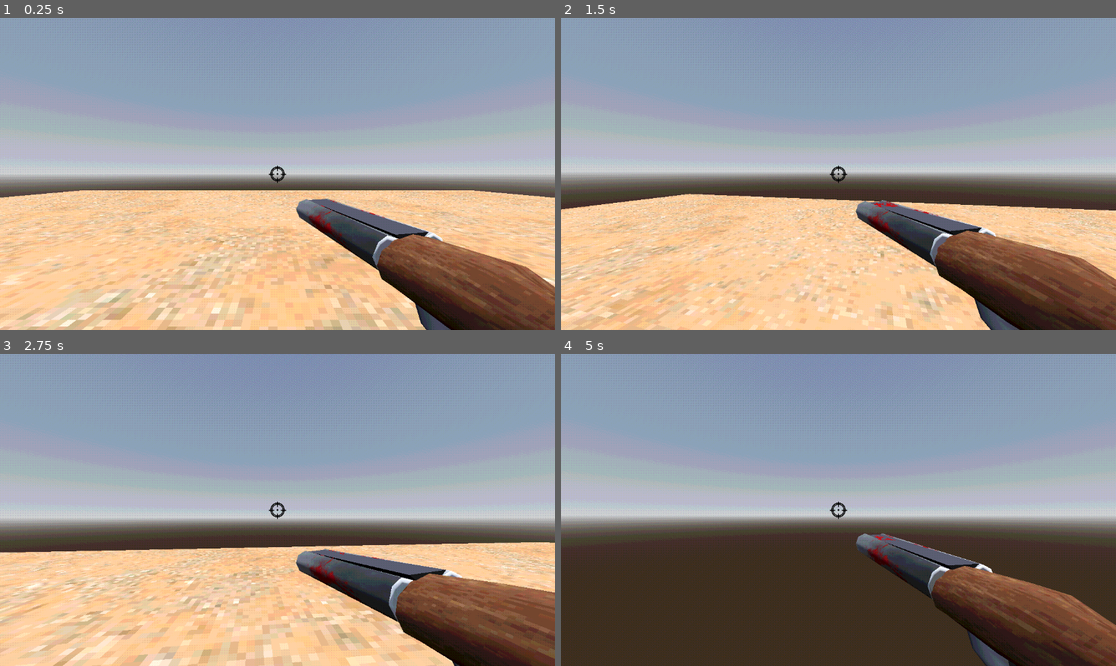
Above: before the commit, frames 1-4 (two rows, left to right).
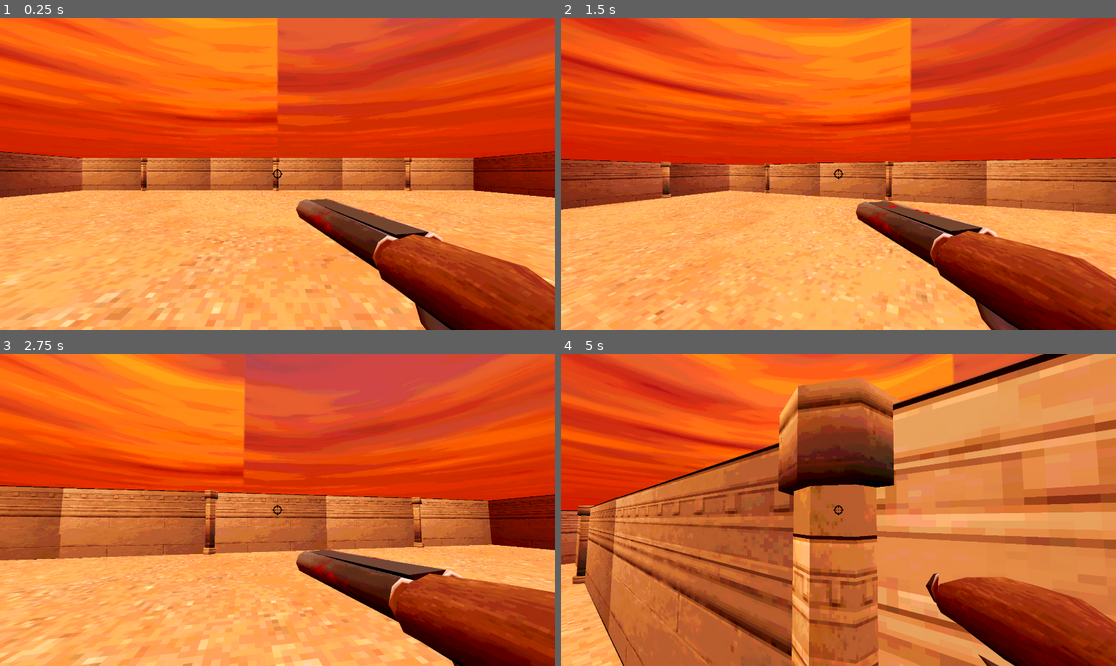
Above: after the commit, the same moments.

Repository: dalton-f/bloodsport
Game: Godot game, scene res://Entities/World/World.tscn
Same seed, same stepped clock (60 frames per second), same inputs: the game is played once before the commit and once after it.
Inputs (mouse positions are in pixels of both pictures, inside the frame that each line leads up to):
- Up to frame 1 (0.25 s): no input
- Up to frame 2 (1.5 s): move the mouse to (866, 174) at 0.52 s; press the mouse at (866, 174) at 0.53 s; hold W (up) from 0.53 s (still down); tap Space (jump) at 0.77 s; move the mouse to (810, 174) at 1.27 s; release the mouse at (810, 174) at 1.28 s; tap Shift (sprint) at 1.35 s
- Up to frame 3 (2.75 s): keep holding W (up); tap Space (jump) at 1.52 s; move the mouse to (288, 503) at 2.02 s; press the mouse at (288, 503) at 2.03 s
- Up to frame 4 (5 s): keep holding W (up); move the mouse to (832, 516) at 2.77 s; release the mouse at (832, 516) at 2.78 s; tap Shift (sprint) at 2.85, 4.35 s; tap Space (jump) at 3.02, 3.77, 4.52 s; move the mouse to (877, 513) at 3.52 s; press the mouse at (877, 513) at 3.53 s; move the mouse to (794, 506) at 4.27 s; release the mouse at (794, 506) at 4.28 s

The runs differ from the first frame. In frame 1, 99% of the frame differs, in the area x 0-100%, y 0-100%; in frame 2, 98%; in frame 3, 98%; in frame 4, 99%.

Commit message:
Add basic skybox and crate models

Diff:
--- a/Entities/World/World.tscn
+++ b/Entities/World/World.tscn
@@ -2,9 +2,10 @@
 
 [ext_resource type="PackedScene" uid="uid://cyfhijj5hleol" path="res://Entities/Player/Player.tscn" id="1_8rr0o"]
 [ext_resource type="Shader" uid="uid://dfwsqetosfke7" path="res://Entities/World/World.gdshader" id="1_n0y24"]
-[ext_resource type="PackedScene" uid="uid://dl34grdr2ffx" path="res://Entities/Enemies/Enemy.tscn" id="2_n7sqv"]
+[ext_resource type="Texture2D" uid="uid://dtkb0hqs0nmdw" path="res://Assets/Textures/skybox.png" id="3_kj8q6"]
 [ext_resource type="PackedScene" uid="uid://cv3p78uj4hoxv" path="res://Entities/World/Props/Floors/Floor.tscn" id="4_n7sqv"]
 [ext_resource type="PackedScene" uid="uid://bbr37we454k8i" path="res://Entities/World/Props/Walls/Wall.tscn" id="5_2ip22"]
+[ext_resource type="PackedScene" uid="uid://dtkgybwacsbla" path="res://Entities/GameManager/GameManager.tscn" id="7_kwlee"]
 
 [sub_resource type="ShaderMaterial" id="ShaderMaterial_n7sqv"]
 shader = ExtResource("1_n0y24")
@@ -13,22 +14,17 @@
 shader_parameter/colors = 12
 shader_parameter/dither_size = 1
 
-[sub_resource type="ProceduralSkyMaterial" id="ProceduralSkyMaterial_5iorc"]
-sky_horizon_color = Color(0.66224277, 0.6717428, 0.6867428, 1)
-ground_horizon_color = Color(0.66224277, 0.6717428, 0.6867428, 1)
+[sub_resource type="PanoramaSkyMaterial" id="PanoramaSkyMaterial_kj8q6"]
+panorama = ExtResource("3_kj8q6")
 
 [sub_resource type="Sky" id="Sky_8rr0o"]
-sky_material = SubResource("ProceduralSkyMaterial_5iorc")
+sky_material = SubResource("PanoramaSkyMaterial_kj8q6")
 
 [sub_resource type="Environment" id="Environment_1j0jg"]
 background_mode = 2
 sky = SubResource("Sky_8rr0o")
 tonemap_mode = 2
 glow_enabled = true
-
-[sub_resource type="NavigationMesh" id="NavigationMesh_n7sqv"]
-vertices = PackedVector3Array(-20.889252, 75.27317, -6.8690257, -20.889252, 75.27317, 6.3809743, 21.360748, 75.27317, 6.3809743, 21.360748, 75.27317, -6.8690257)
-polygons = [PackedInt32Array(3, 2, 0), PackedInt32Array(0, 2, 1)]
 
 [node name="SubViewportContainer" type="SubViewportContainer"]
 material = SubResource("ShaderMaterial_n7sqv")
@@ -43,14 +39,10 @@
 
 [node name="SubViewport" type="SubViewport" parent="."]
 handle_input_locally = false
-size = Vector2i(1152, 648)
+size = Vector2i(1920, 1080)
 render_target_update_mode = 4
 
 [node name="World" type="Node3D" parent="SubViewport"]
-
-[node name="Enemy" parent="SubViewport/World" instance=ExtResource("2_n7sqv")]
-transform = Transform3D(1, 0, 0, 0, 1, 0, 0, 0, 1, 16.248661, -0.67427033, -1.2783523)
-player_path = NodePath("../Player")
 
 [node name="WorldEnvironment" type="WorldEnvironment" parent="SubViewport/World"]
 environment = SubResource("Environment_1j0jg")
@@ -61,36 +53,68 @@
 
 [node name="Player" parent="SubViewport/World" instance=ExtResource("1_8rr0o")]
 
-[node name="World" type="NavigationRegion3D" parent="SubViewport/World"]
+[node name="World" type="Node3D" parent="SubViewport/World"]
 transform = Transform3D(1, 0, 0, 0, 1, 0, 0, 0, 1, 0, -76.4, 0)
-navigation_mesh = SubResource("NavigationMesh_n7sqv")
 
-[node name="Floor" parent="SubViewport/World/World" instance=ExtResource("4_n7sqv")]
+[node name="Arena" type="Node3D" parent="SubViewport/World/World"]
+
+[node name="Floor" parent="SubViewport/World/World/Arena" instance=ExtResource("4_n7sqv")]
 transform = Transform3D(0.025, 0, 0, 0, 0.025, 0, 0, 0, 0.025, 0, 75, 0)
 
-[node name="Floor4" parent="SubViewport/World/World" instance=ExtResource("4_n7sqv")]
+[node name="Floor4" parent="SubViewport/World/World/Arena" instance=ExtResource("4_n7sqv")]
 transform = Transform3D(0.025, 0, 0, 0, 0.025, 0, 0, 0, 0.025, 0, 75, -14.25)
 
-[node name="Floor5" parent="SubViewport/World/World" instance=ExtResource("4_n7sqv")]
+[node name="Floor5" parent="SubViewport/World/World/Arena" instance=ExtResource("4_n7sqv")]
 transform = Transform3D(0.025, 0, 0, 0, 0.025, 0, 0, 0, 0.025, 14.250001, 75, -14.25)
 
-[node name="Floor2" parent="SubViewport/World/World" instance=ExtResource("4_n7sqv")]
+[node name="Floor2" parent="SubViewport/World/World/Arena" instance=ExtResource("4_n7sqv")]
 transform = Transform3D(0.025, 0, 0, 0, 0.025, 0, 0, 0, 0.025, -14.3, 75, 0)
 
-[node name="Floor6" parent="SubViewport/World/World" instance=ExtResource("4_n7sqv")]
+[node name="Floor6" parent="SubViewport/World/World/Arena" instance=ExtResource("4_n7sqv")]
 transform = Transform3D(0.025, 0, 0, 0, 0.025, 0, 0, 0, 0.025, -14.3, 75, -14.25)
 
-[node name="WALL" parent="SubViewport/World/World" instance=ExtResource("5_2ip22")]
+[node name="WALL" parent="SubViewport/World/World/Arena" instance=ExtResource("5_2ip22")]
 transform = Transform3D(0.025, 0, 0, 0, 0.025, 0, 0, 0, 0.025, 0, 76.75, 7.25)
 
-[node name="Floor3" parent="SubViewport/World/World" instance=ExtResource("4_n7sqv")]
+[node name="Floor3" parent="SubViewport/World/World/Arena" instance=ExtResource("4_n7sqv")]
 transform = Transform3D(0.025, 0, 0, 0, 0.025, 0, 0, 0, 0.025, 14.3, 75, 0)
 
-[node name="WALL4" parent="SubViewport/World/World" instance=ExtResource("5_2ip22")]
+[node name="WALL4" parent="SubViewport/World/World/Arena" instance=ExtResource("5_2ip22")]
 transform = Transform3D(0.025, 0, 0, 0, 0.025, 0, 0, 0, 0.025, 14.449999, 76.75, 7.25)
 
-[node name="WALL2" parent="SubViewport/World/World" instance=ExtResource("5_2ip22")]
+[node name="WALL2" parent="SubViewport/World/World/Arena" instance=ExtResource("5_2ip22")]
 transform = Transform3D(0.025, 0, 0, 0, 0.025, 0, 0, 0, 0.025, -14.45, 76.75, 7.25)
 
-[node name="WALL3" parent="SubViewport/World/World" instance=ExtResource("5_2ip22")]
-transform = Transform3D(-1.0927848e-09, 0, 0.025, 0, 0.025, 0, -0.025, 0, -1.0927848e-09, -21.65, 76.75, -0.050000023)
+[node name="WALL6" parent="SubViewport/World/World/Arena" instance=ExtResource("5_2ip22")]
+transform = Transform3D(-0.025, 0, -2.7939677e-09, 0, 0.024999999, 0, 2.7939677e-09, 0, -0.025, -14.45, 76.75, -21.4)
+
+[node name="WALL7" parent="SubViewport/World/World/Arena" instance=ExtResource("5_2ip22")]
+transform = Transform3D(-0.025, 0, -2.7939677e-09, 0, 0.024999999, 0, 2.7939677e-09, 0, -0.025, -0.049999617, 76.75, -21.4)
+
+[node name="WALL8" parent="SubViewport/World/World/Arena" instance=ExtResource("5_2ip22")]
+transform = Transform3D(-0.025, 0, -2.7939677e-09, 0, 0.024999999, 0, 2.7939677e-09, 0, -0.025, 14.35, 76.75, -21.4)
+
+[node name="WALL3" parent="SubViewport/World/World/Arena" instance=ExtResource("5_2ip22")]
+transform = Transform3D(-1.0927848e-09, 0, 0.025, 0, 0.025, 0, -0.025, 0, -1.0927848e-09, -21.2, 76.75, -0.050000023)
+
+[node name="WALL9" parent="SubViewport/World/World/Arena" instance=ExtResource("5_2ip22")]
+transform = Transform3D(-1.0927848e-09, 0, -0.025, 0, 0.025, 0, 0.025, 0, -1.0927848e-09, 21.400002, 76.75, -0.050000023)
+
+[node name="WALL5" parent="SubViewport/World/World/Arena" instance=ExtResource("5_2ip22")]
+transform = Transform3D(-1.0927848e-09, 0, 0.025, 0, 0.025, 0, -0.025, 0, -1.0927848e-09, -21.2, 76.75, -14.499999)
+
+[node name="WALL10" parent="SubViewport/World/World/Arena" instance=ExtResource("5_2ip22")]
+transform = Transform3D(3.2783543e-09, 0, -0.025, 0, 0.025, 0, 0.025, 0, 3.2783543e-09, 21.4, 76.75, -14.499999)
+
+[node name="GameManager" parent="SubViewport/World" node_paths=PackedStringArray("player") instance=ExtResource("7_kwlee")]
+spawn_points = Array[NodePath]([NodePath("../SpawnA"), NodePath("../SpawnB"), NodePath("../SpawnC")])
+player = NodePath("../Player")
+
+[node name="SpawnA" type="Marker3D" parent="SubViewport/World"]
+transform = Transform3D(1, 0, 0, 0, 1, 0, 0, 0, 1, 15, -1.618, -13.9)
+
+[node name="SpawnB" type="Marker3D" parent="SubViewport/World"]
+transform = Transform3D(1, 0, 0, 0, 1, 0, 0, 0, 1, -15.6, -1.618, 0)
+
+[node name="SpawnC" type="Marker3D" parent="SubViewport/World"]
+transform = Transform3D(1, 0, 0, 0, 0.92263234, -0.38568062, 0, 0.38568062, 0.92263234, -9.8, -1.6182013, -15.900001)
--- a/project.godot
+++ b/project.godot
@@ -18,6 +18,16 @@
 [autoload]
 
 AudioManager="*res://Entities/Singletons/AudioManager.gd"
+EffectsManager="*res://Entities/Singletons/EffectsManager.gd"
+
+[debug]
+
+settings/stdout/print_fps=true
+
+[display]
+
+window/size/viewport_width=1920
+window/size/viewport_height=1080
 
 [input]
 
Binary file added: Assets/Textures/skybox.png
Not shown, added: Assets/Textures/skybox.png.import
Binary file added: Entities/World/Props/Crate/CRATE_MODEL.glb
Not shown, added: Entities/World/Props/Crate/CRATE_MODEL.glb.import
Binary file added: Entities/World/Props/Crate/CRATE_MODEL_cratetexture (1).png
Not shown, added: Entities/World/Props/Crate/CRATE_MODEL_cratetexture (1).png.import
Binary file added: Entities/World/Props/Crate/CRATE_MODEL_cratetextureNM.png
Not shown, added: Entities/World/Props/Crate/CRATE_MODEL_cratetextureNM.png.import
